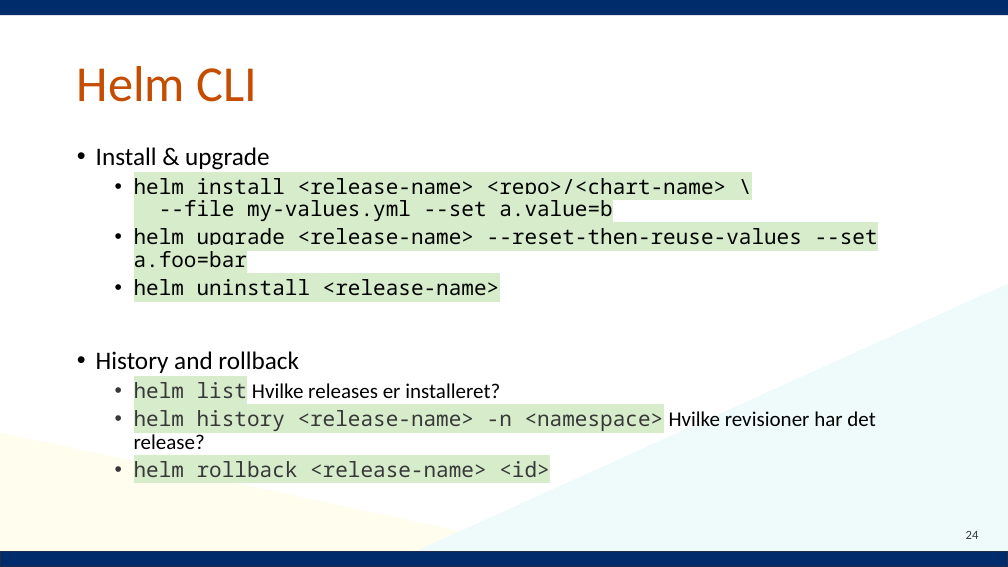
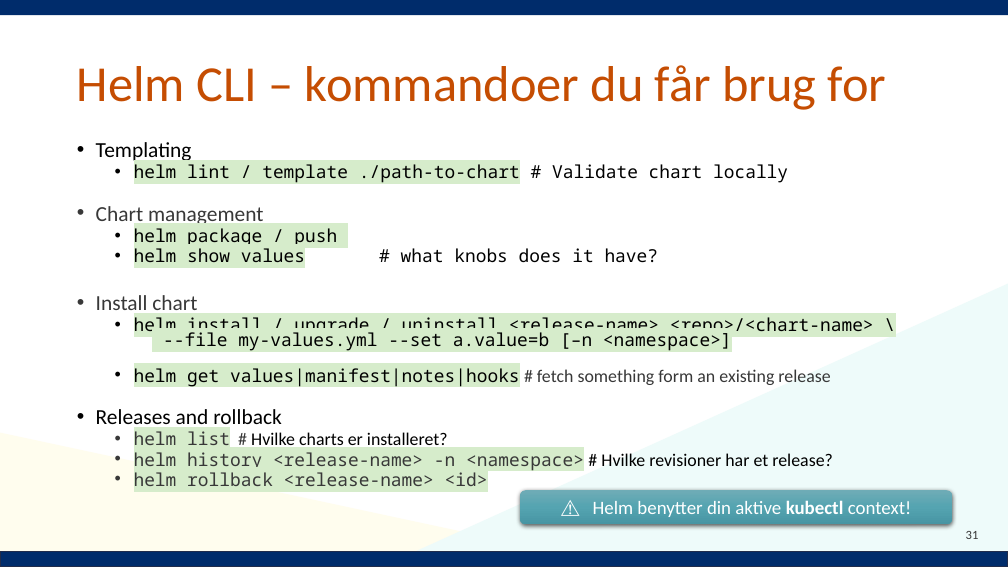
Before and after one commit to Notalib/workshop-helm-charts, a slide deck: slide 31 of Kubernetes_workshop_helm_chart.pptx (slide 24 before the commit). Drawn at 1008x567 pixels with LibreOffice and Linux fonts; fonts in the diff are those of the drawing; background and template pictures are left out. Boxes give left, top, right and bottom in pixels: in the first picture for what was removed or moved away, otherwise in the second. Text is boxed around its words. In the diff, an @@ line names an element or a change of style, - is before the commit and + after.

```diff
--- a/Kubernetes_workshop_helm_chart.pptx
+++ b/Kubernetes_workshop_helm_chart.pptx
@@ title at (77,65,886,110): text changed @@
-Helm CLI
+Helm CLI – kommandoer du får brug for
@@ text at (96,142,874,471): text changed; size 20 to 17 pt @@
-• Install & upgrade
-  • helm install <release-name> <repo>/<chart-name> \
-    --file my-values.yml --set a.value=b
-  • helm upgrade <release-name> --reset-then-reuse-values --set a.foo=bar
-  • helm uninstall <release-name>
-• History and rollback
-  • helm list Hvilke releases er installeret?
-  • helm history <release-name> -n <namespace> Hvilke revisioner har det release?
+• Templating
+  • helm lint / template ./path-to-chart # Validate chart locally
+• Chart management
+  • helm package / push
+  • helm show values # what knobs does it have?
+• Install chart
+  • helm install / upgrade / uninstall <release-name> <repo>/<chart-name> \
+    --file my-values.yml --set a.value=b [–n <namespace>]
+  • helm get values|manifest|notes|hooks # fetch something form an existing release
+• Releases and rollback
+  • helm list # Hvilke charts er installeret?
+  • helm history <release-name> -n <namespace> # Hvilke revisioner har et release?
@@ text at (134,472,488,486): size 20 to 17 pt in "helm rollback <release-name> <id>"; line spacing 0.9 to 0.7 @@
@@ rounded rectangle added at (520,490,952,524), fill gradient #70ACB7 to #56A5B2 to #4896A3, 18 pt, text #FFFFFF @@
+⚠️ Helm benytter din aktive kubectl context!
@@ page number at (966,531,979,539): text changed @@
-24
+31
```
Also in this commit, not shown: 28 other slides changed, 30 slides added, 4 slides removed, 15 other files.
